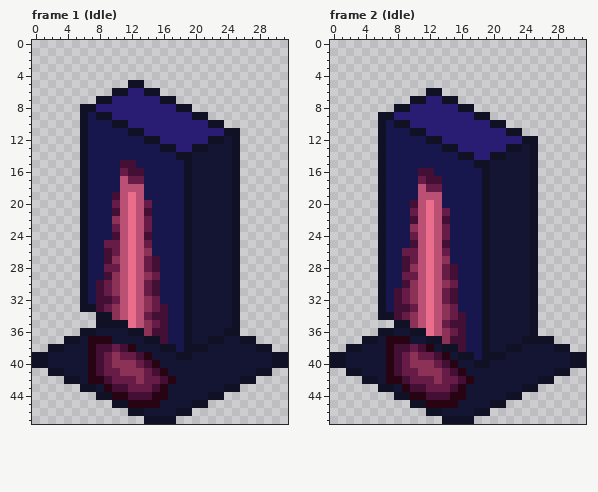
Two states of a pixel-art file, assets/animations/src/monolith-1.ase. That is the earlier state.
32x48 pixels, 10 frames. Shown: frame 1 (Idle), frame 2 (Idle). The commit also changed other frames, which this record leaves out.
The result:
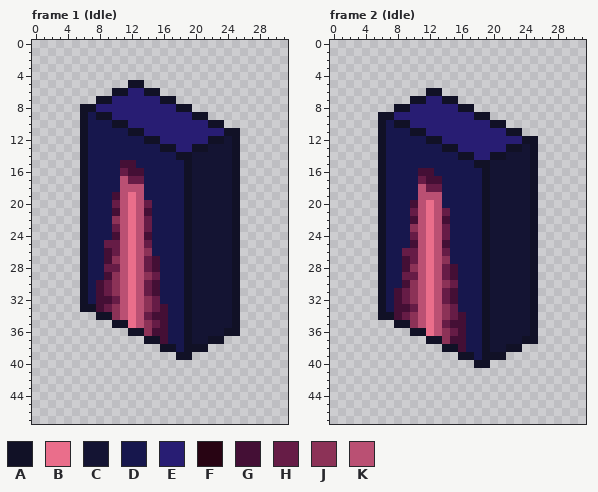
Palette (. is transparent): A #111126  B #ea6e8b  C #141433  D #17174d  E #281d73  F #280413  G #440f35  H #661c46  J #8c3257  K #ba5073
Author's note on the commit: assets: adjust monolith-1 and document LibreSprite export sprite sheet feature
The exact change:
layer "Ground" now hidden
layer "Light" now hidden
Changed rows in their new state; - is an unchanged pixel.
Frame 1 (Idle):
first column x 0:
35 --------..----------------------
36 ------......--------------------
37 ----..........----------....----
38 --..............------........--
39 ..................--............
40 ................................
41 --............................--
42 ----........................----
43 ------....................------
44 --------................--------
45 ----------............----------
46 ------------........------------
47 --------------....--------------
Frame 2 (Idle):
first column x 0:
36 ------....----------------------
37 ----........--------------..----
38 --............----------......--
39 ................------..........
40 ..................--............
41 --............................--
42 ----........................----
43 ------....................------
44 --------................--------
45 ----------............----------
46 ------------........------------
47 --------------....--------------
Changed places in both pictures, as pixel boxes (x1, y1, x2, y2):
erased: (32, 320, 288, 424)
erased: (330, 328, 586, 424)
